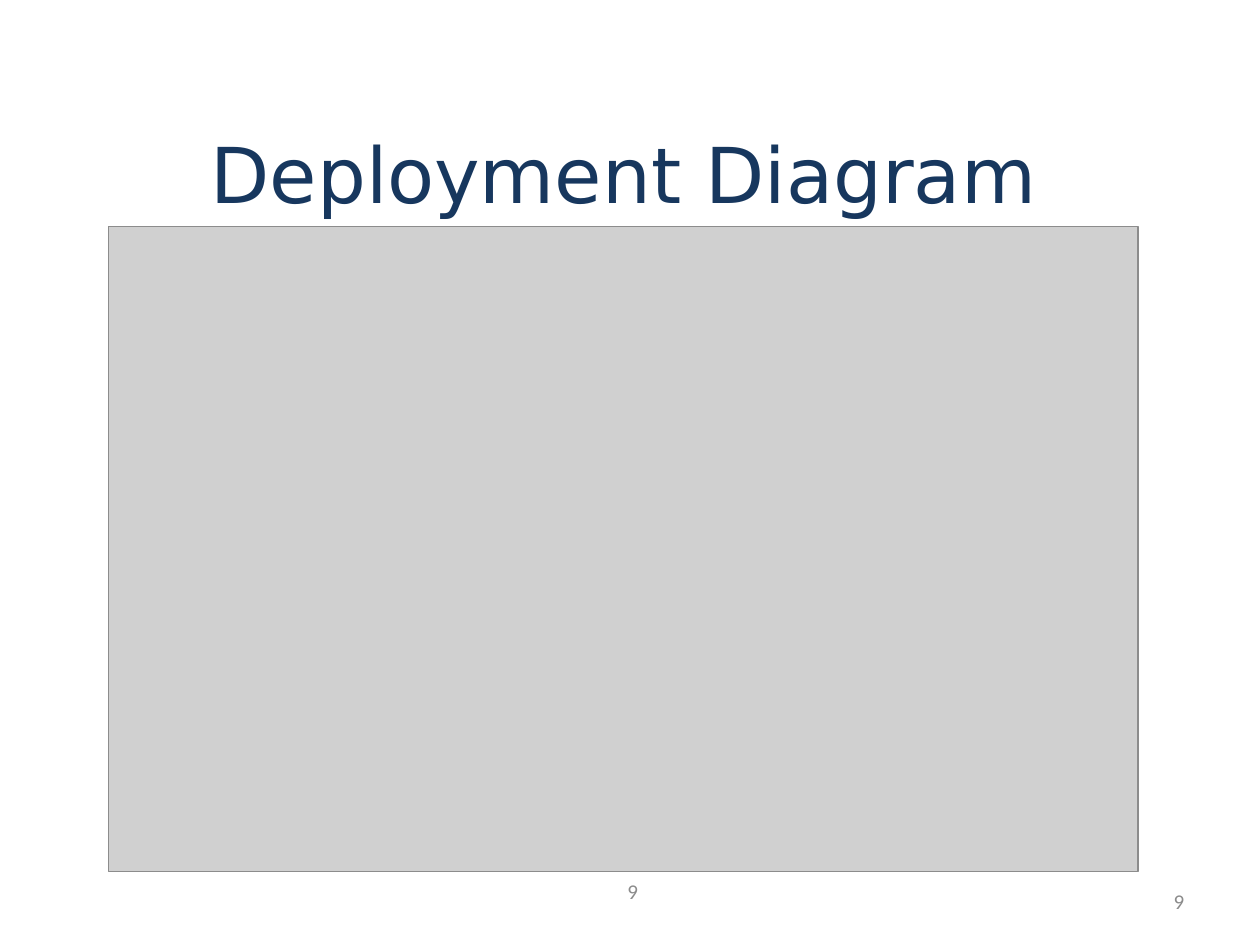
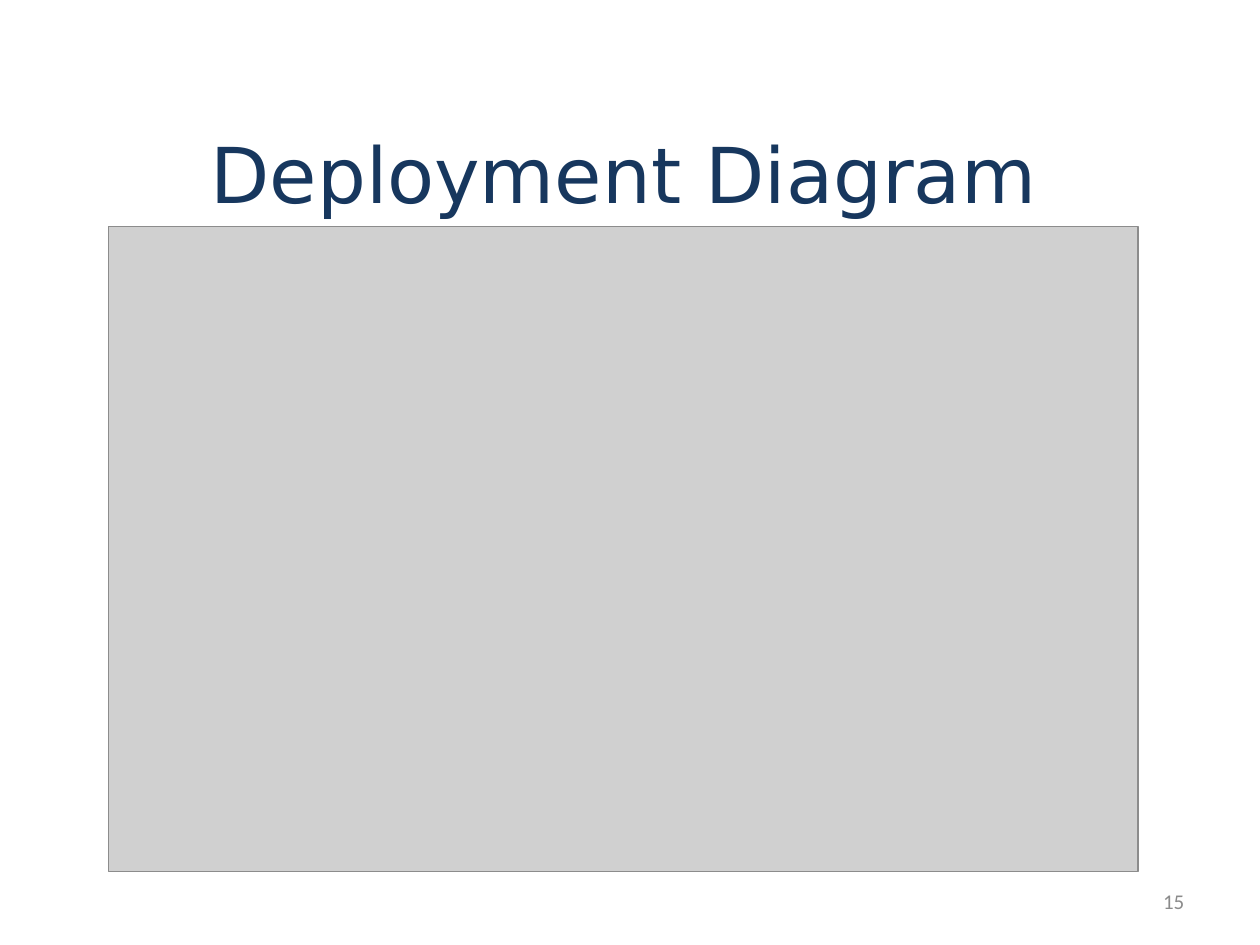
Before and after one commit to chursin-andrey/project-jastt, a slide deck: slide 15 of presentation/jastt.pptx (slide 9 before the commit). Drawn at 1260x945 pixels with LibreOffice and Linux fonts; fonts in the diff are those of the drawing; grey boxes stand for pictures; background and template pictures are left out. Boxes give left, top, right and bottom in pixels: in the first picture for what was removed or moved away, otherwise in the second. Text is boxed around its words. In the diff, an @@ line names an element or a change of style, - is before the commit and + after.

```diff
--- a/presentation/jastt.pptx
+++ b/presentation/jastt.pptx
@@ text removed at [627, 885, 638, 899] @@
-9
@@ page number at [1163, 895, 1184, 909]: text changed @@
-9
+15
```
Also in this commit, not shown: 7 other slides changed, 6 slides added.
